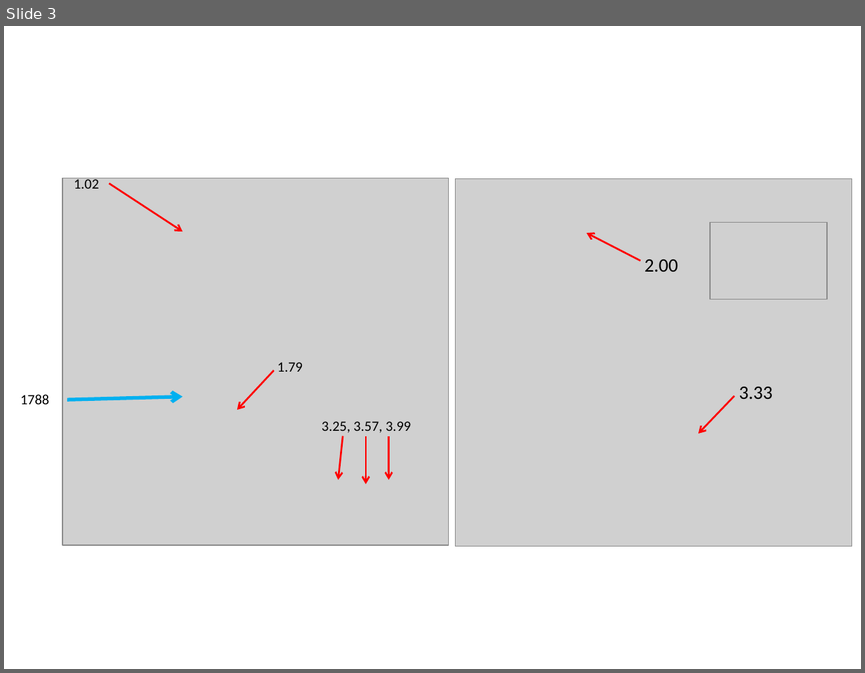
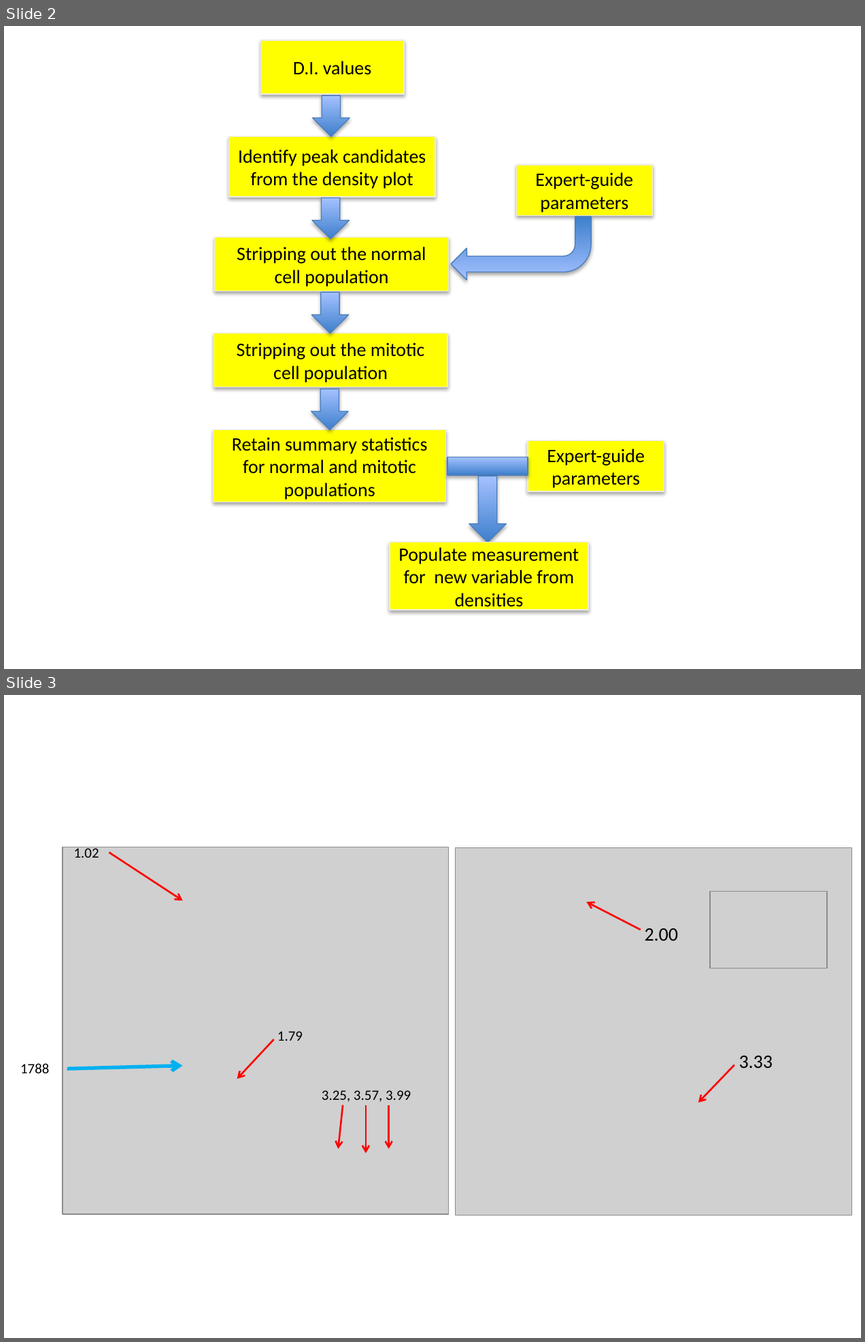
Before and after one commit to 2waybene/mixturemodel, a slide deck: manuscript/figures-draft-03.pptx. Shown one above the other, each under a label of ours: slide 3 before the commit, slides 2 and 3 after it. The pictures are 865x673 and 865x1342 pixels, drawn with LibreOffice and Linux fonts; fonts in the diff are those of the drawing; grey boxes stand for pictures. Boxes give left, top, right and bottom in pixels: in the first picture for what was removed or moved away, otherwise in the second. Text is boxed around its words. In the diff, an @@ line names an element or a change of style, - is before the commit and + after.

```diff
--- a/manuscript/figures-draft-03.pptx
+++ b/manuscript/figures-draft-03.pptx
@@ slide 2 added at (4, 26, 861, 669), background #FFFFFF @@
@@ rectangle added at (260, 40, 403, 95), fill #FFFF00, outline #EEECE1 0.75 pt, 16 pt, text #000000 @@
+D.I. values
@@ down arrow added at (313, 95, 349, 137), fill gradient #3F80CE to #A4C4FF, outline #4B7EBC 0.75 pt @@
@@ rectangle added at (228, 137, 435, 197), fill #FFFF00, outline #EEECE1 0.75 pt, 16 pt, text #000000 @@
+Identify peak candidates from the density plot
@@ rectangle added at (516, 165, 653, 215), fill #FFFF00, outline #EEECE1 0.75 pt, 16 pt, text #000000 @@
+Expert-guide parameters
@@ down arrow added at (311, 198, 349, 240), fill gradient #3F80CE to #A4C4FF, outline #4B7EBC 0.75 pt @@
@@ bent arrow added at (450, 216, 591, 280), fill gradient #3F80CE to #A4C4FF, outline #4B7EBC 0.75 pt @@
@@ rectangle added at (215, 237, 449, 292), fill #FFFF00, outline #EEECE1 0.75 pt, 16 pt, text #000000 @@
+Stripping out the normal cell population
@@ down arrow added at (311, 293, 349, 333), fill gradient #3F80CE to #A4C4FF, outline #4B7EBC 0.75 pt @@
@@ rectangle added at (214, 333, 448, 386), fill #FFFF00, outline #EEECE1 0.75 pt, 16 pt, text #000000 @@
+Stripping out the mitotic cell population
@@ down arrow added at (311, 388, 347, 429), fill gradient #3F80CE to #A4C4FF, outline #4B7EBC 0.75 pt @@
@@ rectangle added at (213, 429, 446, 501), fill #FFFF00, outline #EEECE1 0.75 pt, 16 pt, text #000000 @@
+Retain summary statistics for normal and mitotic populations
@@ rectangle added at (528, 441, 664, 491), fill #FFFF00, outline #EEECE1 0.75 pt, 16 pt, text #000000 @@
+Expert-guide parameters
@@ rectangle added at (447, 457, 528, 475), fill gradient #3F80CE to #A4C4FF, outline #4B7EBC 0.75 pt @@
@@ down arrow added at (469, 476, 506, 542), fill gradient #3F80CE to #A4C4FF, outline #4B7EBC 0.75 pt @@
@@ rectangle added at (390, 542, 588, 609), fill #FFFF00, outline #EEECE1 0.75 pt, 16 pt, text #000000 @@
+Populate measurement for new variable from densities
```
Also in this commit, not shown: 1 slide removed, 3 other files.
